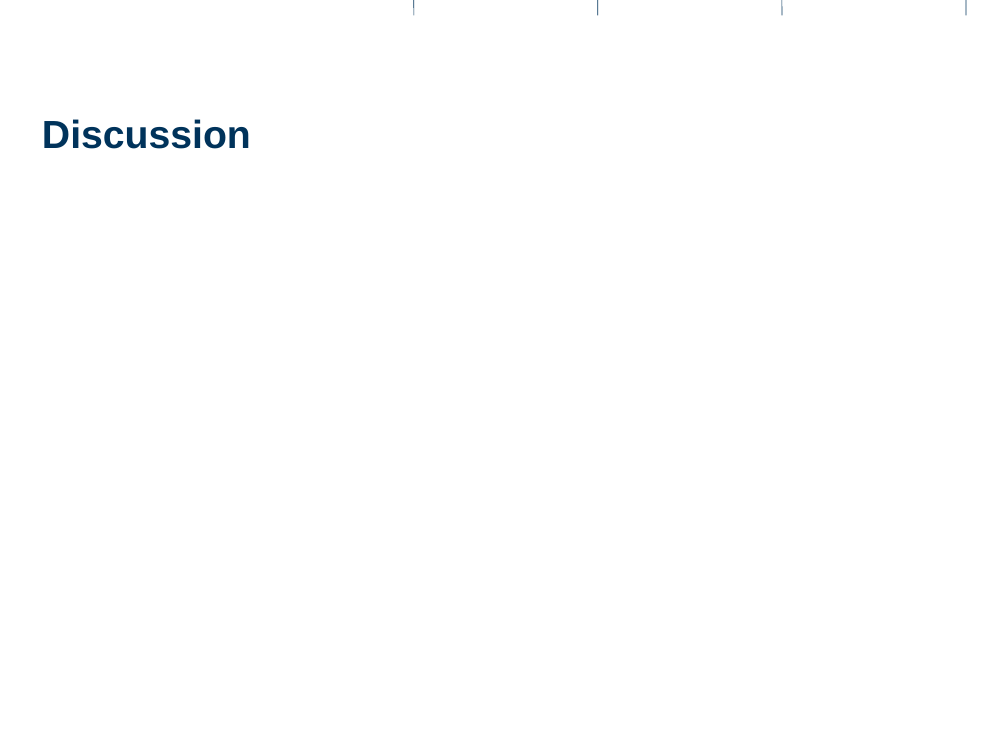
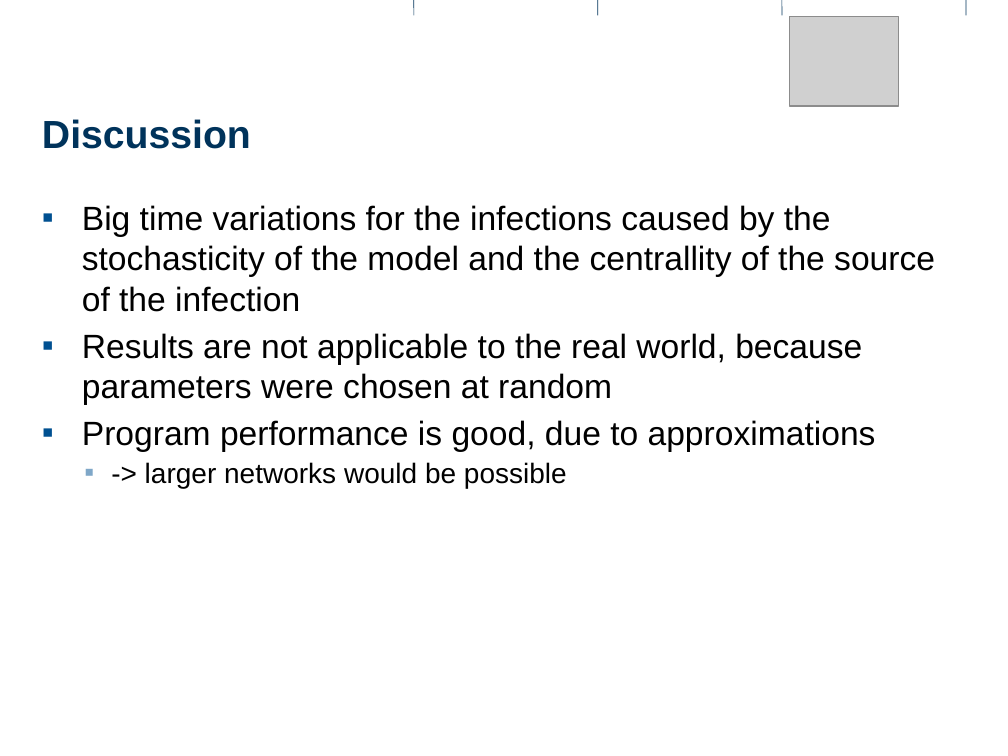
Before and after one commit to Pascal-Stucheli/Epidemic_Simulation_SS2012, a slide deck: slide 11 of presentation/Epicdemics_presentation.pptx (slide 12 before the commit). Drawn at 1008x756 pixels with LibreOffice and Linux fonts; fonts in the diff are those of the drawing; grey boxes stand for pictures; background and template pictures are left out. Boxes give left, top, right and bottom in pixels: in the first picture for what was removed or moved away, otherwise in the second. Text is boxed around its words. In the diff, an @@ line names an element or a change of style, - is before the commit and + after.

```diff
--- a/presentation/Epicdemics_presentation.pptx
+++ b/presentation/Epicdemics_presentation.pptx
@@ picture added at (789,17,898,107) @@
@@ text added at (82,205,935,488), 24 pt, text #000000 @@
+▪ Big time variations for the infections caused by the stochasticity of the model and the centrallity of the source of the infection
+▪ Results are not applicable to the real world, because parameters were chosen at random
+▪ Program performance is good, due to approximations
+  ▪ -> larger networks would be possible
```
Also in this commit, not shown: 12 other slides changed, 1 other file.
